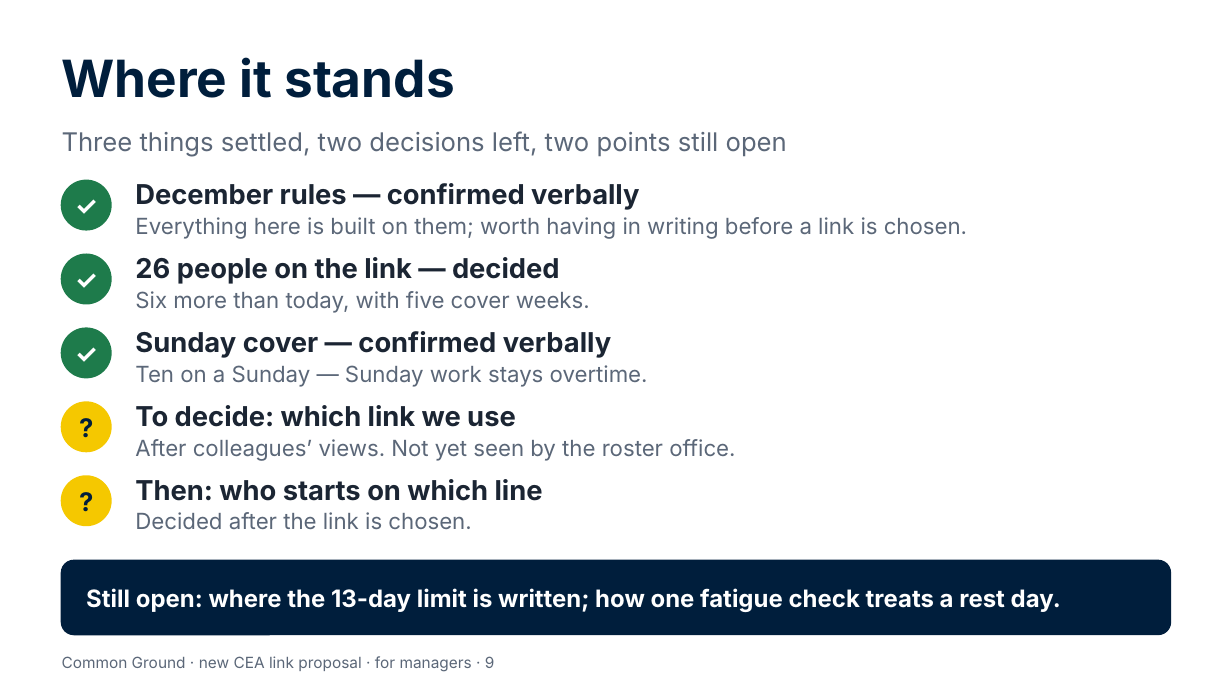
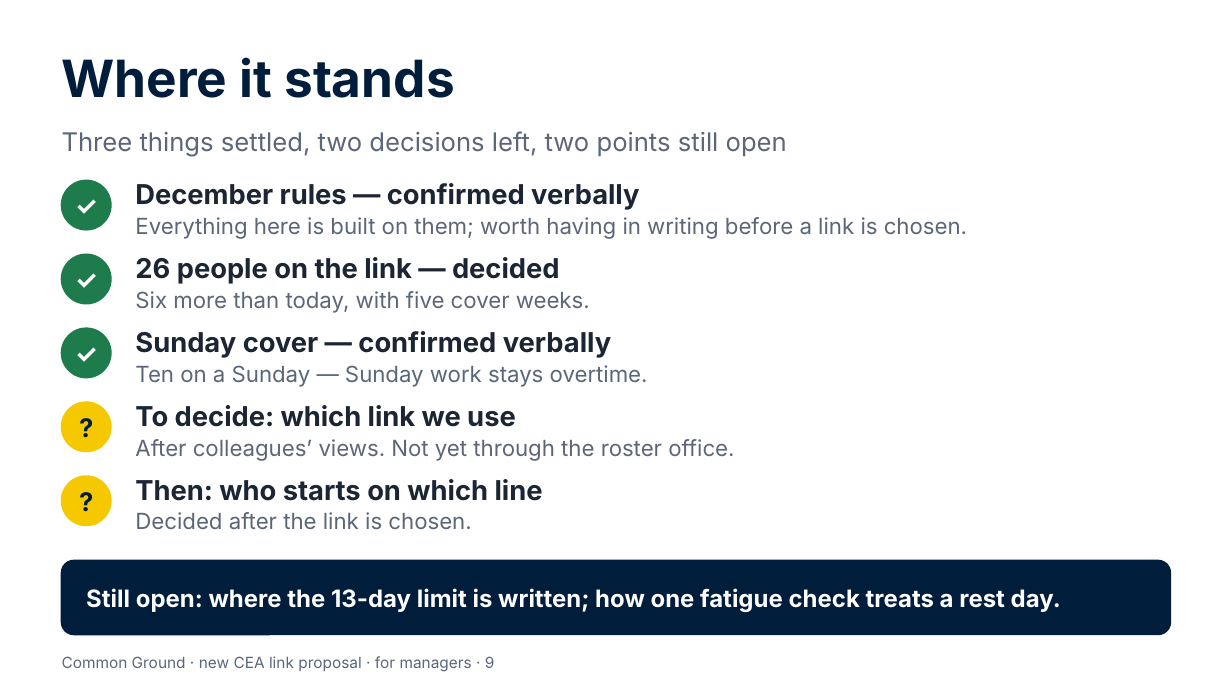
Before and after one commit to Garethdavidmiller/roster-app, a slide deck: slide 9 of docs/links-26/presentations/Common-Ground-for-managers.pptx. Drawn at 1232x693 pixels with LibreOffice and Linux fonts; fonts in the diff are those of the drawing. Boxes give left, top, right and bottom in pixels: in the first picture for what was removed or moved away, otherwise in the second. Text is boxed around its words. In the diff, an @@ line names an element or a change of style, - is before the commit and + after.

```diff
--- a/docs/links-26/presentations/Common-Ground-for-managers.pptx
+++ b/docs/links-26/presentations/Common-Ground-for-managers.pptx
@@ text at [135,439,734,461]: text changed @@
-After colleagues’ views. Not yet seen by the roster office.
+After colleagues’ views. Not yet through the roster office.
```
Also in this commit, not shown: 4 other slides changed, 6 other files.
